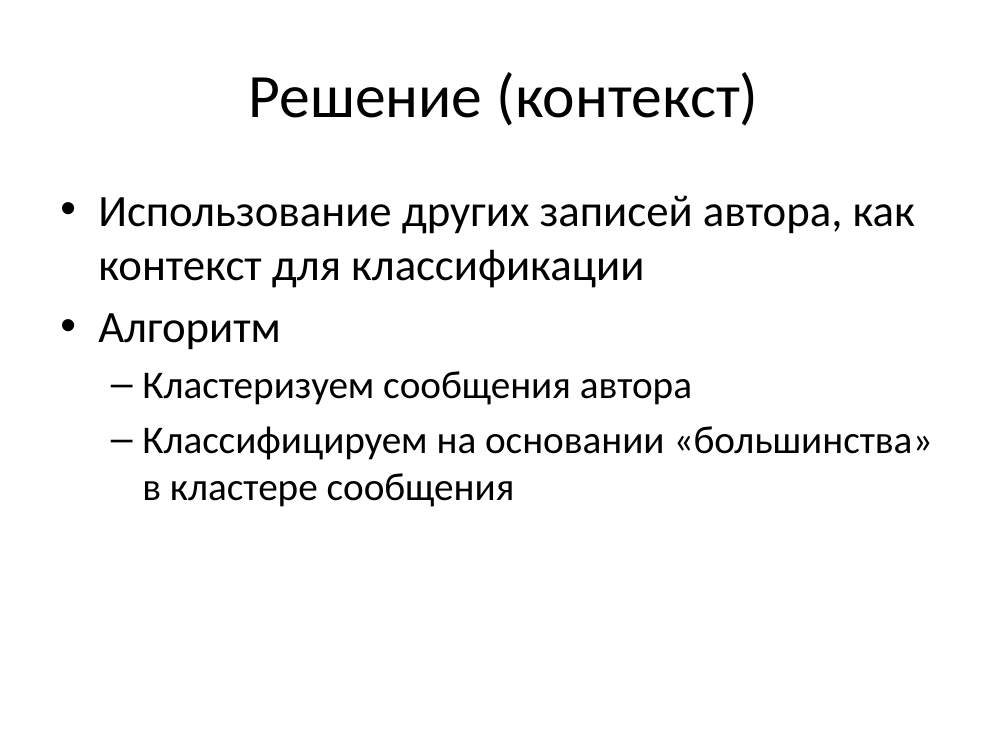
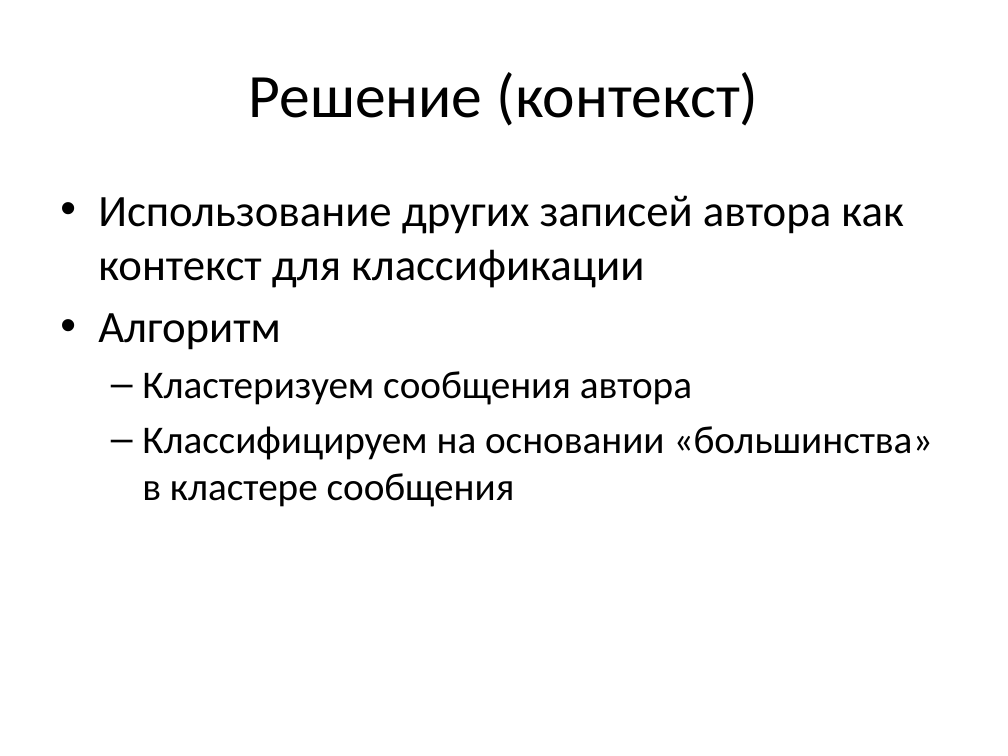
Before and after one commit to ttim/Diploma, a slide deck: slide 4 of docs/diploma.pptx. Drawn at 1008x756 pixels with LibreOffice and Linux fonts; fonts in the diff are those of the drawing. Boxes give left, top, right and bottom in pixels: in the first picture for what was removed or moved away, otherwise in the second. Text is boxed around its words. In the diff, an @@ line names an element or a change of style, - is before the commit and + after.

Commit message:
presentation is updated and text is added

```diff
--- a/docs/diploma.pptx
+++ b/docs/diploma.pptx
@@ text at bbox=[98, 195, 903, 288]: text changed @@
-• Использование других записей автора, как контекст для классификации
+• Использование других записей автора как контекст для классификации
```
Also in this commit, not shown: 6 other slides changed, 30 other files.
